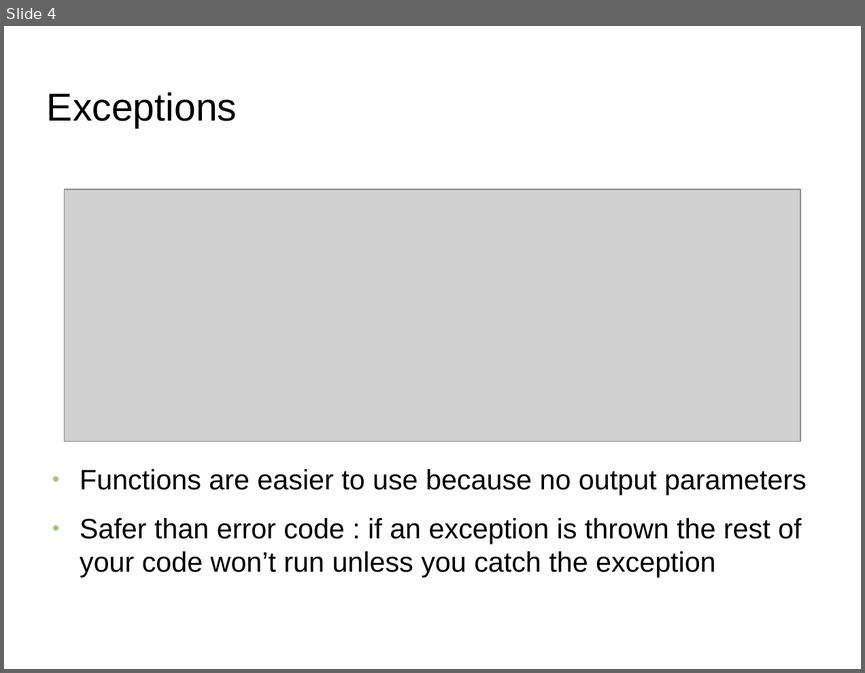
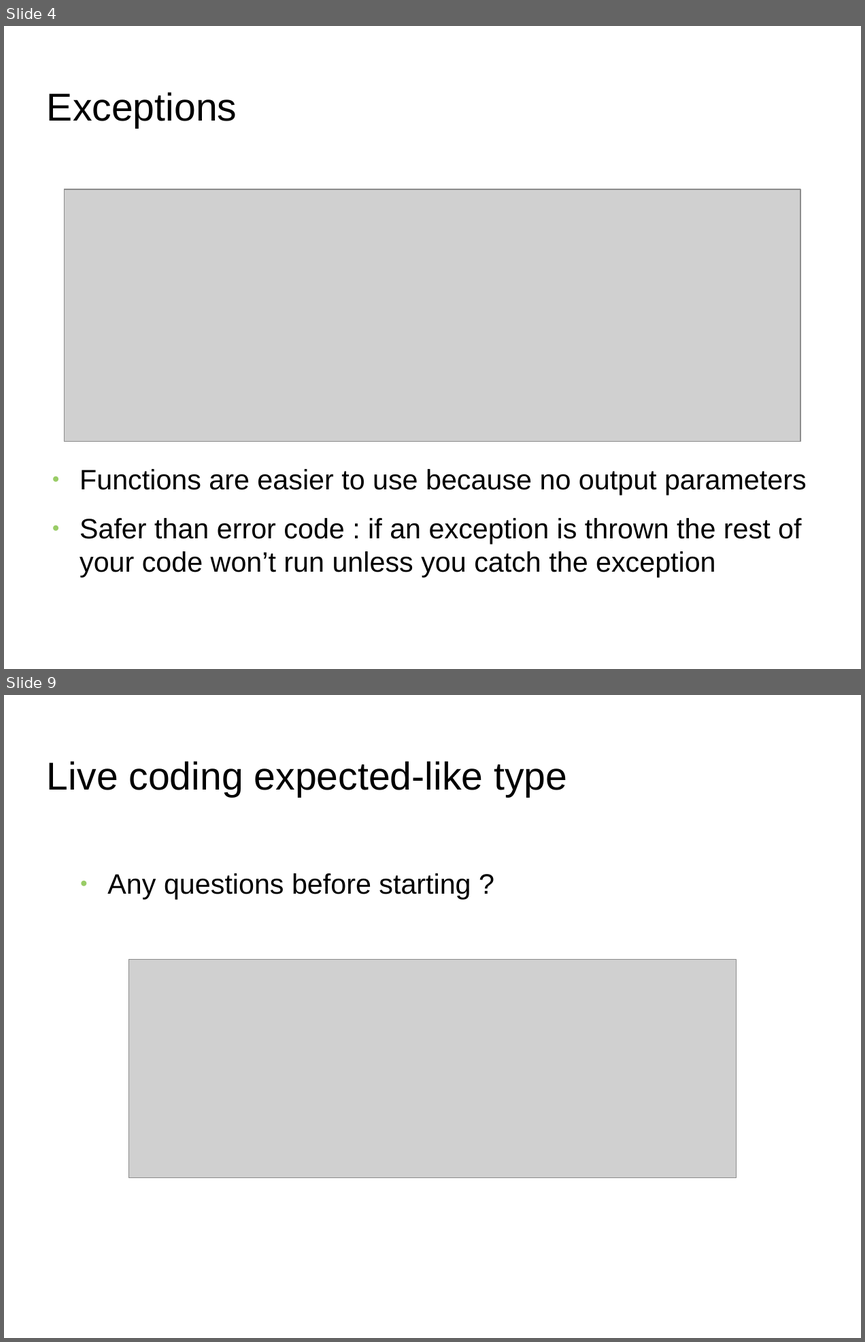
Before and after one commit to FranckRJ/CPP-trainings, a slide deck: expected-like-types/expected-like-types.odp. Shown one above the other, each under a label of ours: slide 4 before the commit, slides 4 and 9 after it; the slides between them are not shown. The pictures are 865x673 and 865x1342 pixels, drawn with LibreOffice and Linux fonts; fonts in the diff are those of the drawing; grey boxes stand for pictures; background and template pictures are left out. Boxes give left, top, right and bottom in pixels: in the first picture for what was removed or moved away, otherwise in the second. Text is boxed around its words. In the diff, an @@ line names an element or a change of style, - is before the commit and + after.

Commit message:
Finalisation de la présentation des expected-like types.

```diff
--- a/expected-like-types/expected-like-types.odp
+++ b/expected-like-types/expected-like-types.odp
@@ slide 9 added at (4, 695, 861, 1338), background picture (left out) @@
@@ title added at (47, 761, 567, 797), 36 pt, text #000000 @@
+Live coding expected-like type
@@ text added at (107, 873, 470, 899), 26 pt, text #000000 @@
+● Any questions before starting ?
@@ picture added at (129, 960, 736, 1177) @@
```
Also in this commit, not shown: 4 slides changed, 5 other slides added, 2 slides removed, 1 other file.
